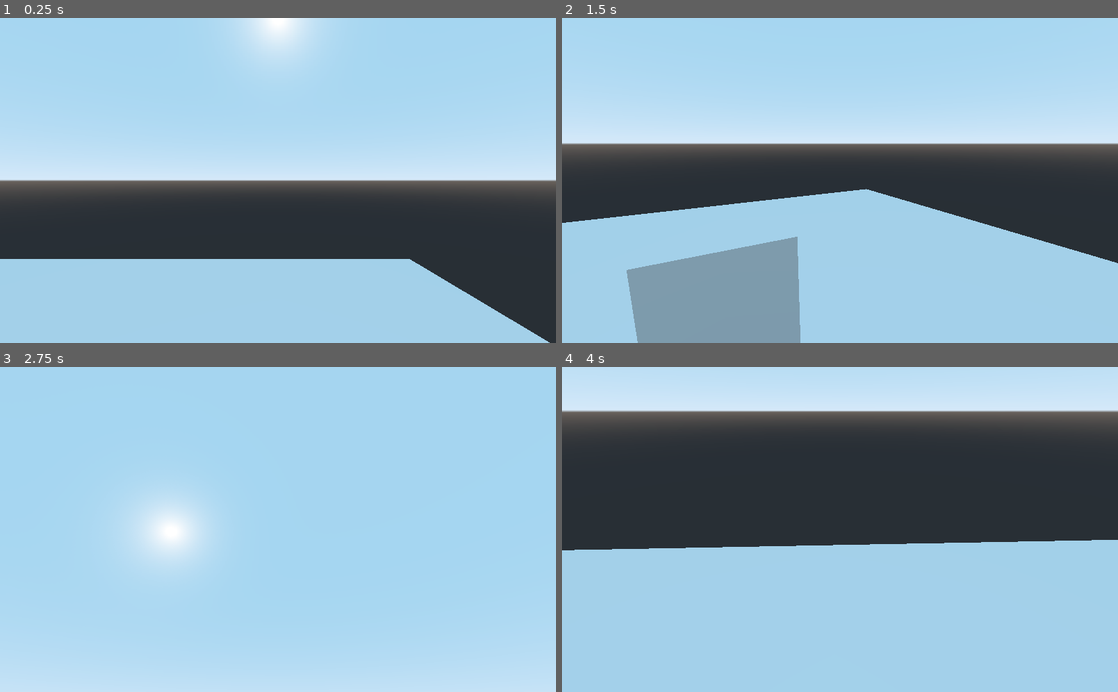
Above: before the commit, frames 1-4 (two rows, left to right).
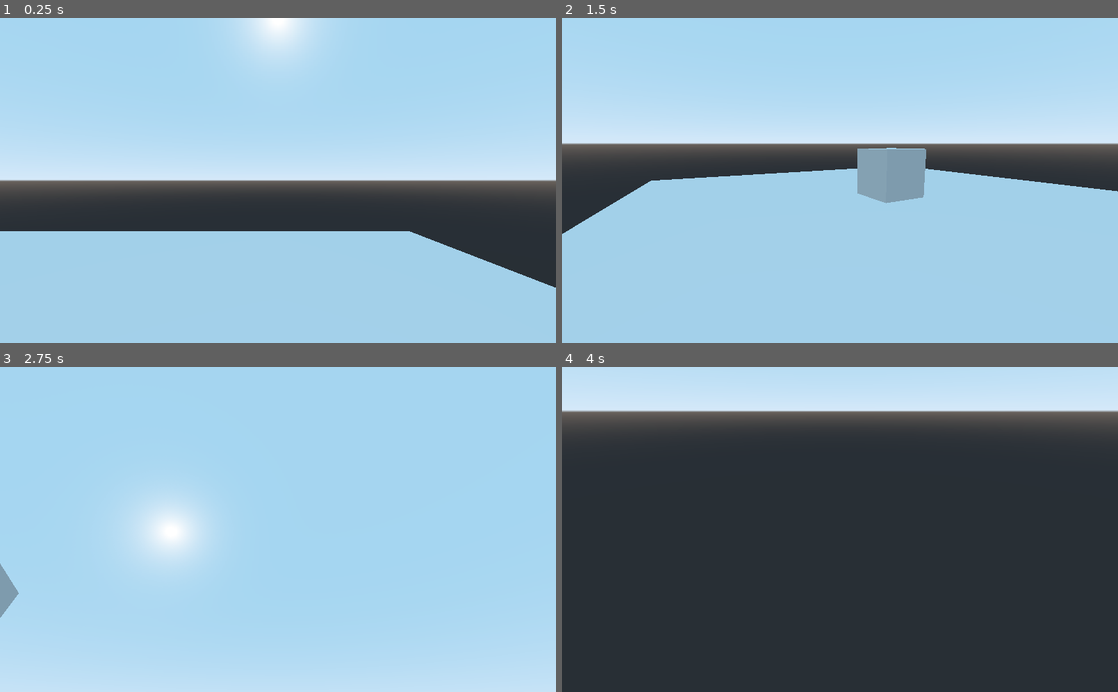
Above: after the commit, the same moments.

Repository: VPJPeltonen/MiniJam57
Game: Godot game, scene res://Scenes/vpjtestscene.tscn
The game is run twice, just before and just after one commit, with the same random seed, the same clock (stepped at 60 frames per second) and the same inputs. The project has no main scene, so this scene is started directly.
Inputs (mouse positions are in pixels of both pictures, inside the frame that each line leads up to):
- Up to frame 1 (0.25 s): no input
- Up to frame 2 (1.5 s): tap Enter at 0.5 s; move the mouse to (962, 164) at 0.52 s; hold D (move_right, bound only after the commit) 0.53-1.28 s; move the mouse to (728, 196) at 1.27 s; hold S (move_backward, bound only after the commit) from 1.28 s (still down)
- Up to frame 3 (2.75 s): move the mouse to (333, 458) at 2.02 s; release S (move_backward, bound only after the commit) at 2.03 s; hold D (move_right, bound only after the commit) from 2.03 s (still down)
- Up to frame 4 (4 s): move the mouse to (812, 594) at 2.77 s; release D (move_right, bound only after the commit) at 2.78 s; hold W (move_forward, bound only after the commit) 2.78-3.53 s; tap Space at 3.5 s; move the mouse to (1006, 578) at 3.52 s; hold A (move_left, bound only after the commit) from 3.53 s (still down)

The runs differ from the first frame. In frame 1, 9.8% of the frame differs, in the area x 0-100%, y 65-100%; in frame 2, 20%; in frame 3, 0.3%; in frame 4, 45%, in the area x 0-100%, y 53-100%.

Commit message:
movement controls added

Diff:
--- a/Scripts/FPS_controller.gd
+++ b/Scripts/FPS_controller.gd
@@ -1,6 +1,12 @@
 extends KinematicBody
 
-var mouse_sens = 0.3
+export var speed = 10
+export var acceleration = 5
+export var gravity = 0.98
+export var jump_power = 30
+export var mouse_sens = 0.3
+var velocity = Vector3()
+
 
 func _ready():
 	Input.set_mouse_mode(Input.MOUSE_MODE_HIDDEN)
@@ -14,3 +20,27 @@
 		var x_rot = -event.relative.y * mouse_sens
 		x_rot = clamp(x_rot,-90,90)
 		$Head/Camera.rotate_x(deg2rad(x_rot))
+
+func _physics_process(delta):
+	var head_basis = $Head.get_global_transform().basis
+
+	var direction = Vector3()
+	if Input.is_action_pressed("move_forward"):
+		direction -= head_basis.z
+	elif Input.is_action_pressed("move_backward"):
+		direction += head_basis.z
+
+	if Input.is_action_pressed("move_left"):
+		direction -= head_basis.x
+	elif Input.is_action_pressed("move_right"):
+		direction += head_basis.x
+
+	direction = direction.normalized()
+
+	velocity = velocity.linear_interpolate(direction * speed, acceleration * delta)
+	velocity.y -= gravity
+
+	if Input.is_action_just_pressed("jump") and is_on_floor():
+		velocity.y += jump_power
+
+	velocity = move_and_slide(velocity, Vector3.UP)
--- a/project.godot
+++ b/project.godot
@@ -18,6 +18,33 @@
 config/name="Minijam56"
 config/icon="res://icon.png"
 
+[input]
+
+move_forward={
+"deadzone": 0.5,
+"events": [ Object(InputEventKey,"resource_local_to_scene":false,"resource_name":"","device":0,"alt":false,"shift":false,"control":false,"meta":false,"command":false,"pressed":false,"scancode":87,"unicode":0,"echo":false,"script":null)
+, Object(InputEventKey,"resource_local_to_scene":false,"resource_name":"","device":0,"alt":false,"shift":false,"control":false,"meta":false,"command":false,"pressed":false,"scancode":16777232,"unicode":0,"echo":false,"script":null)
+ ]
+}
+move_backward={
+"deadzone": 0.5,
+"events": [ Object(InputEventKey,"resource_local_to_scene":false,"resource_name":"","device":0,"alt":false,"shift":false,"control":false,"meta":false,"command":false,"pressed":false,"scancode":83,"unicode":0,"echo":false,"script":null)
+, Object(InputEventKey,"resource_local_to_scene":false,"resource_name":"","device":0,"alt":false,"shift":false,"control":false,"meta":false,"command":false,"pressed":false,"scancode":16777234,"unicode":0,"echo":false,"script":null)
+ ]
+}
+move_left={
+"deadzone": 0.5,
+"events": [ Object(InputEventKey,"resource_local_to_scene":false,"resource_name":"","device":0,"alt":false,"shift":false,"control":false,"meta":false,"command":false,"pressed":false,"scancode":65,"unicode":0,"echo":false,"script":null)
+, Object(InputEventKey,"resource_local_to_scene":false,"resource_name":"","device":0,"alt":false,"shift":false,"control":false,"meta":false,"command":false,"pressed":false,"scancode":16777231,"unicode":0,"echo":false,"script":null)
+ ]
+}
+move_right={
+"deadzone": 0.5,
+"events": [ Object(InputEventKey,"resource_local_to_scene":false,"resource_name":"","device":0,"alt":false,"shift":false,"control":false,"meta":false,"command":false,"pressed":false,"scancode":68,"unicode":0,"echo":false,"script":null)
+, Object(InputEventKey,"resource_local_to_scene":false,"resource_name":"","device":0,"alt":false,"shift":false,"control":false,"meta":false,"command":false,"pressed":false,"scancode":16777233,"unicode":0,"echo":false,"script":null)
+ ]
+}
+
 [rendering]
 
 quality/driver/driver_name="GLES2"
